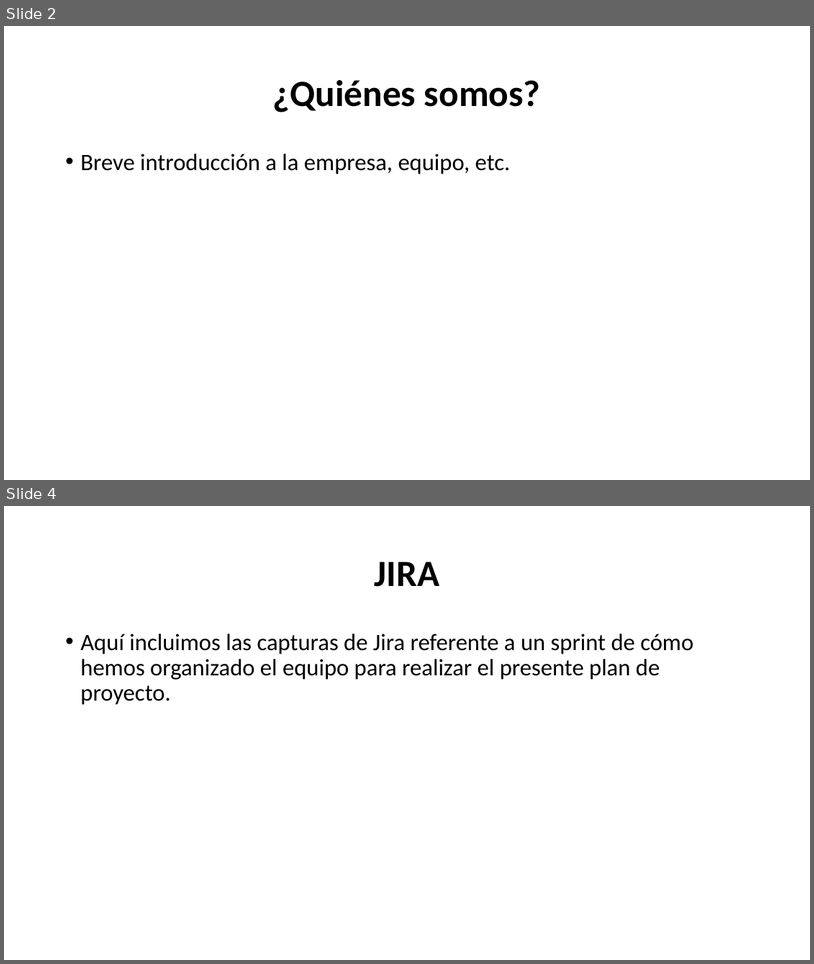
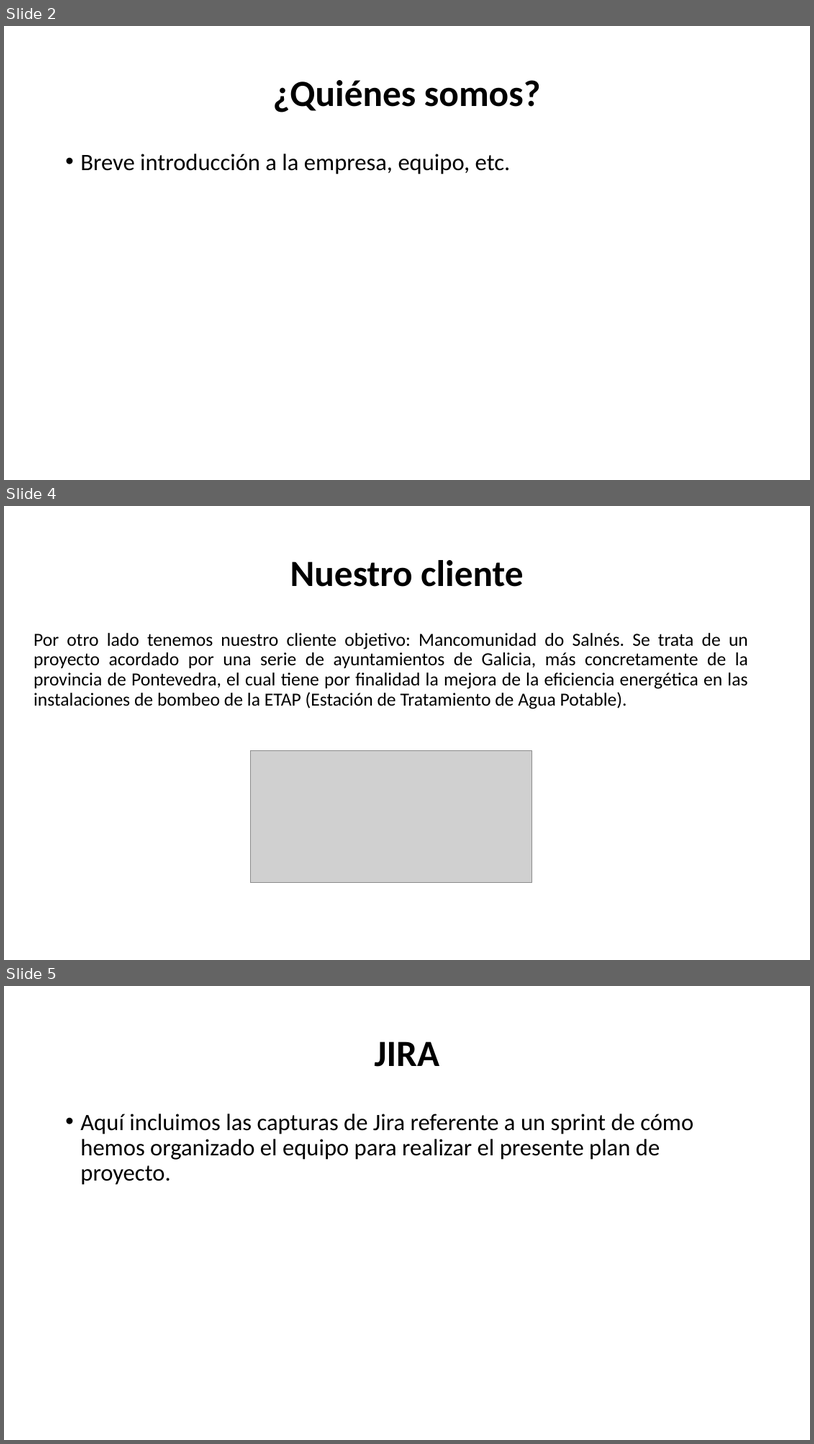
Before and after one commit to AlbertoGCID/XPED, a slide deck: CSMAG.pptx. Shown one above the other, each under a label of ours: slides 2 and 4 before the commit, slides 2, 4 and 5 after it; the slides between them are not shown. The pictures are 814x964 and 814x1444 pixels, drawn with LibreOffice and Linux fonts; fonts in the diff are those of the drawing; grey boxes stand for pictures. Boxes give left, top, right and bottom in pixels: in the first picture for what was removed or moved away, otherwise in the second. Text is boxed around its words. In the diff, an @@ line names an element or a change of style, - is before the commit and + after.

```diff
--- a/CSMAG.pptx
+++ b/CSMAG.pptx
@@ slide 4 added at (4, 506, 810, 960), background #FFFFFF @@
@@ title added at (291, 560, 524, 587), 44 pt, text #000000, bold @@
+Nuestro cliente
@@ text added at (34, 633, 748, 709), 22 pt, text #000000 @@
+Por otro lado tenemos nuestro cliente objetivo: Mancomunidad do Salnés. Se trata de un proyecto acordado por una serie de ayuntamientos de Galicia, más concretamente de la provincia de Pontevedra, el cual tiene por finalidad la mejora de la eficiencia energética en las instalaciones de bombeo de la ETAP (Estación de Tratamiento de Agua Potable).
@@ picture added at (251, 750, 532, 883) @@
@@ what was slide 4 is now slide 5 @@
```
Also in this commit, not shown: 1 slide changed, 3 other files.
